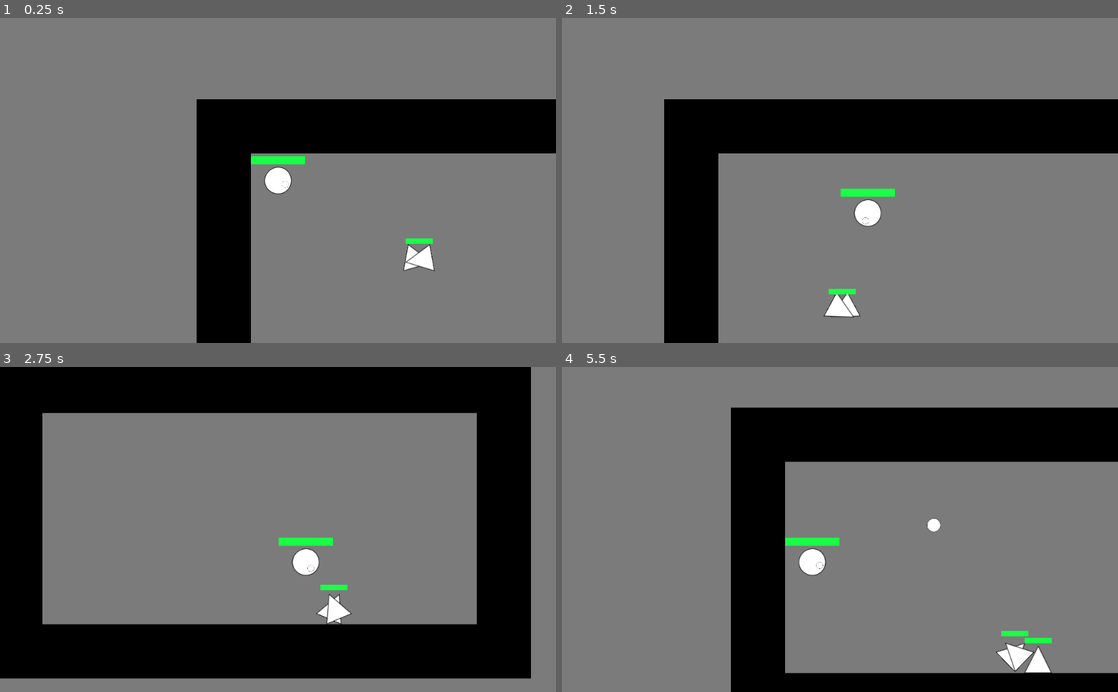
Above: before the commit, frames 1-4 (two rows, left to right).
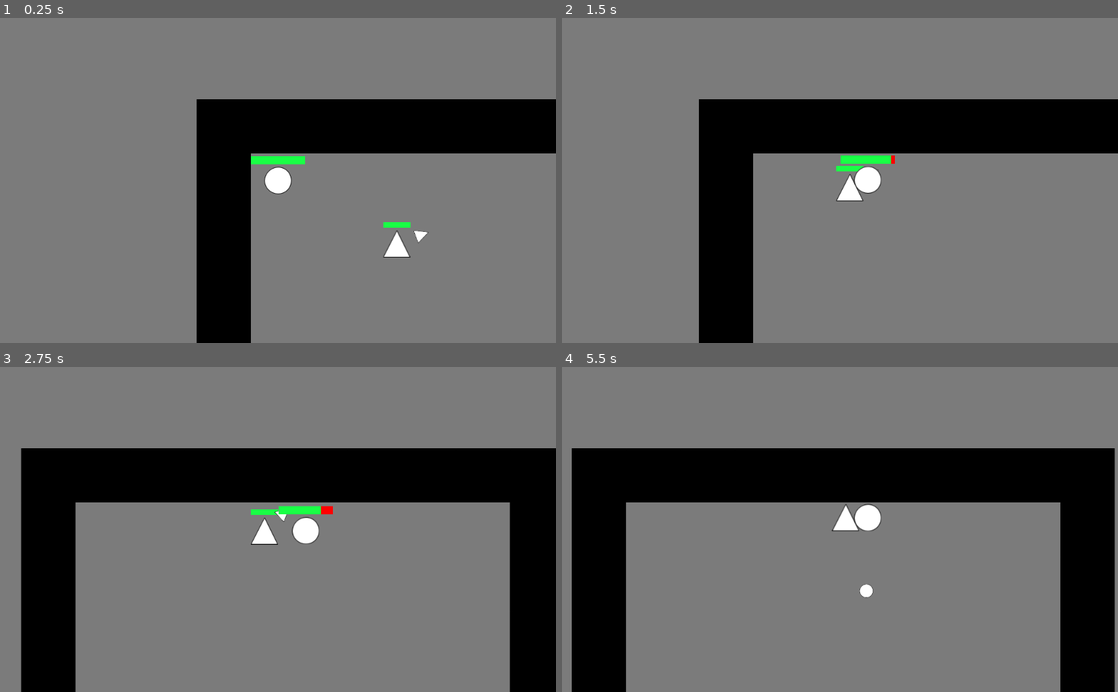
Above: after the commit, the same moments.

Repository: ComradeSparklePony/Slay-the-Triangles
Game: Godot game, scene res://town.tscn
The game is run twice, just before and just after one commit, with the same random seed, the same clock (stepped at 60 frames per second) and the same inputs. The project has no main scene, so this scene is started directly.
Inputs (mouse positions are in pixels of both pictures, inside the frame that each line leads up to):
- Up to frame 1 (0.25 s): no input
- Up to frame 2 (1.5 s): move the mouse to (962, 164) at 0.52 s; hold Right (ui_right) 0.53-1.28 s; click (962, 164) at 0.67 s; move the mouse to (728, 196) at 1.27 s; hold Down (ui_down) from 1.28 s (still down)
- Up to frame 3 (2.75 s): move the mouse to (333, 458) at 2.02 s; release Down (ui_down) at 2.03 s; hold Right (ui_right) from 2.03 s (still down)
- Up to frame 4 (5.5 s): move the mouse to (812, 594) at 2.77 s; release Right (ui_right) at 2.78 s; hold Up (ui_up) 2.78-3.53 s; click (812, 594) at 2.92 s; move the mouse to (1006, 578) at 3.52 s; hold Left (ui_left) 3.53-5.03 s; move the mouse to (673, 480) at 4.27 s; move the mouse to (867, 529) at 5.02 s; hold Down (ui_down) from 5.03 s (still down); click (867, 529) at 5.17 s

The runs differ from the first frame. In frame 1, 0.7% of the frame differs, in the area x 50-79%, y 50-78%; in frame 2, 10%; in frame 3, 55%, in the area x 0-100%, y 0-100%; in frame 4, 43%.

Commit message:
add coins

Diff:
--- /dev/null
+++ b/coins.gd
@@ -0,0 +1,15 @@
+extends RigidBody2D
+
+#randomize velocity and timer
+func _ready():
+	randomize()
+	linear_velocity = Vector2(rand_range(5, 25), rand_range(5, 25))
+	$Timer.wait_time = rand_range(3, 10)
+	$Timer.start()
+
+func _on_Area2D_body_entered(body):
+	if body.is_in_group("player"):
+		queue_free()
+
+func _on_Timer_timeout():
+	queue_free()
--- a/coins.tscn
+++ b/coins.tscn
@@ -1,16 +1,70 @@
-[gd_scene load_steps=2 format=2]
+[gd_scene load_steps=4 format=2]
 
-[ext_resource path="res://assets/white_circle_50px.png" type="Texture" id=1]
+[ext_resource path="res://coins.gd" type="Script" id=1]
+[ext_resource path="res://assets/white_circle_50px.png" type="Texture" id=2]
 
-[node name="coins" type="KinematicBody2D" index="0"]
+[sub_resource type="CircleShape2D" id=1]
+
+custom_solver_bias = 0.0
+radius = 25.0
+
+[node name="coins" type="RigidBody2D" groups=[
+"coins",
+]]
 
 input_pickable = false
-collision_layer = 1
-collision_mask = 1
-collision/safe_margin = 0.08
+collision_layer = 2
+collision_mask = 2
+mode = 0
+mass = 1.0
+friction = 0.1
+bounce = 0.9
+gravity_scale = 0.0
+custom_integrator = false
+continuous_cd = 0
+contacts_reported = 0
+contact_monitor = false
+sleeping = false
+can_sleep = true
+linear_velocity = Vector2( 0, 0 )
+linear_damp = -1.0
+angular_velocity = 10.0
+angular_damp = -1.0
+script = ExtResource( 1 )
+_sections_unfolded = [ "Angular", "Collision", "Linear" ]
 
-[node name="Node2D" type="Node2D" parent="." index="0"]
+[node name="CollisionShape2D" type="CollisionShape2D" parent="." index="0"]
 
-[node name="Sprite" type="Sprite" parent="Node2D" index="0"]
+scale = Vector2( 0.1, 0.1 )
+shape = SubResource( 1 )
 
-texture = ExtResource( 1 )
+[node name="Sprite" type="Sprite" parent="." index="1"]
+
+scale = Vector2( 0.1, 0.1 )
+texture = ExtResource( 2 )
+
+[node name="Area2D" type="Area2D" parent="." index="2"]
+
+input_pickable = true
+gravity_vec = Vector2( 0, 1 )
+gravity = 98.0
+linear_damp = 0.1
+angular_damp = 1.0
+audio_bus_override = false
+audio_bus_name = "Master"
+
+[node name="CollisionShape2D" type="CollisionShape2D" parent="Area2D" index="0"]
+
+scale = Vector2( 0.1, 0.1 )
+shape = SubResource( 1 )
+
+[node name="Timer" type="Timer" parent="." index="3"]
+
+process_mode = 1
+wait_time = 10.0
+one_shot = false
+autostart = false
+
+[connection signal="body_entered" from="Area2D" to="." method="_on_Area2D_body_entered"]
+
+[connection signal="timeout" from="Timer" to="." method="_on_Timer_timeout"]
--- a/enemy.gd
+++ b/enemy.gd
@@ -9,6 +9,7 @@
 var timer_active = false
 export (int) var hp
 export (PackedScene) var enemy_weapon
+export (PackedScene) var coin
 
 func _ready():
 	# basic variable setup
@@ -40,11 +41,14 @@
 		hp -= player.attack
 		$TextureProgress.value = hp
 		if hp == 0:
+			for i in range(int(sqrt(ATTACK * SPEED))):
+				var new_coin = coin.instance()
+				new_coin.position = position
+				get_parent().add_child(new_coin)
 			queue_free()
 
 # create new weapon when neccecary
 func _on_Timer_timeout():
-	if has_node("enemy-spawner"):
-		$Timer.wait_time = rand_range(2, 10)
-		add_child(enemy_weapon.instance())
-		timer_active = false
+	$Timer.wait_time = rand_range(2, 10)
+	add_child(enemy_weapon.instance())
+	timer_active = false
--- a/enemy.tscn
+++ b/enemy.tscn
@@ -1,10 +1,11 @@
-[gd_scene load_steps=7 format=2]
+[gd_scene load_steps=8 format=2]
 
 [ext_resource path="res://enemy.gd" type="Script" id=1]
 [ext_resource path="res://enemy-weapon.tscn" type="PackedScene" id=2]
-[ext_resource path="res://assets/white_tri_50px.png" type="Texture" id=3]
-[ext_resource path="res://assets/red_rect_50x10px.png" type="Texture" id=4]
-[ext_resource path="res://assets/green_rect_50x10px.png" type="Texture" id=5]
+[ext_resource path="res://coins.tscn" type="PackedScene" id=3]
+[ext_resource path="res://assets/white_tri_50px.png" type="Texture" id=4]
+[ext_resource path="res://assets/red_rect_50x10px.png" type="Texture" id=5]
+[ext_resource path="res://assets/green_rect_50x10px.png" type="Texture" id=6]
 
 [sub_resource type="ConvexPolygonShape2D" id=1]
 
@@ -25,10 +26,11 @@
 ATTACK = 5
 hp = 100
 enemy_weapon = ExtResource( 2 )
+coin = ExtResource( 3 )
 
 [node name="Sprite" type="Sprite" parent="." index="0"]
 
-texture = ExtResource( 3 )
+texture = ExtResource( 4 )
 
 [node name="CollisionShape2D" type="CollisionShape2D" parent="." index="1"]
 
--- a/player.gd
+++ b/player.gd
@@ -7,6 +7,8 @@
 
 export (int) var max_hp
 var hp
+
+var coins
 
 var enemy_spawner
 
@@ -25,6 +27,8 @@
 	$TextureProgress.max_value = max_hp
 	$TextureProgress.value = hp
 	enemy_spawner = get_parent().get_node("enemy-spawner")
+
+	coins = 0
 
 func _process(delta):
 
@@ -69,3 +73,6 @@
 		$TextureProgress.value = hp
 		if hp == 0:
 			queue_free()
+	if area.is_in_group("coins"):
+		coins += 1
+		print(coins)
--- a/player.tscn
+++ b/player.tscn
@@ -13,6 +13,7 @@
 
 [node name="player" type="KinematicBody2D" groups=[
 "collide",
+"player",
 ]]
 
 z_index = 1
--- a/town.tscn
+++ b/town.tscn
@@ -2,7 +2,7 @@
 
 [ext_resource path="res://player.tscn" type="PackedScene" id=1]
 [ext_resource path="res://world-wall.tscn" type="PackedScene" id=2]
-[ext_resource path="res://enemy_spawner.tscn" type="PackedScene" id=3]
+[ext_resource path="res://enemy.tscn" type="PackedScene" id=3]
 
 [node name="town" type="Node2D"]
 
@@ -131,7 +131,6 @@
 
 position = Vector2( 50, 150 )
 
-[node name="enemy-spawner" parent="." index="2" instance=ExtResource( 3 )]
+[node name="enemy" parent="." index="2" instance=ExtResource( 3 )]
 
-position = Vector2( 494.783, 252.29 )
-max_hp = 300
+position = Vector2( 423.75, 296.38 )
--- a/world-wall.tscn
+++ b/world-wall.tscn
@@ -13,8 +13,8 @@
 ]]
 
 input_pickable = true
-collision_layer = 1
-collision_mask = 1
+collision_layer = 3
+collision_mask = 3
 constant_linear_velocity = Vector2( 0, 0 )
 constant_angular_velocity = 0.0
 friction = 0.0
Not shown: 1 places in enemy.tscn that only renumber resources
